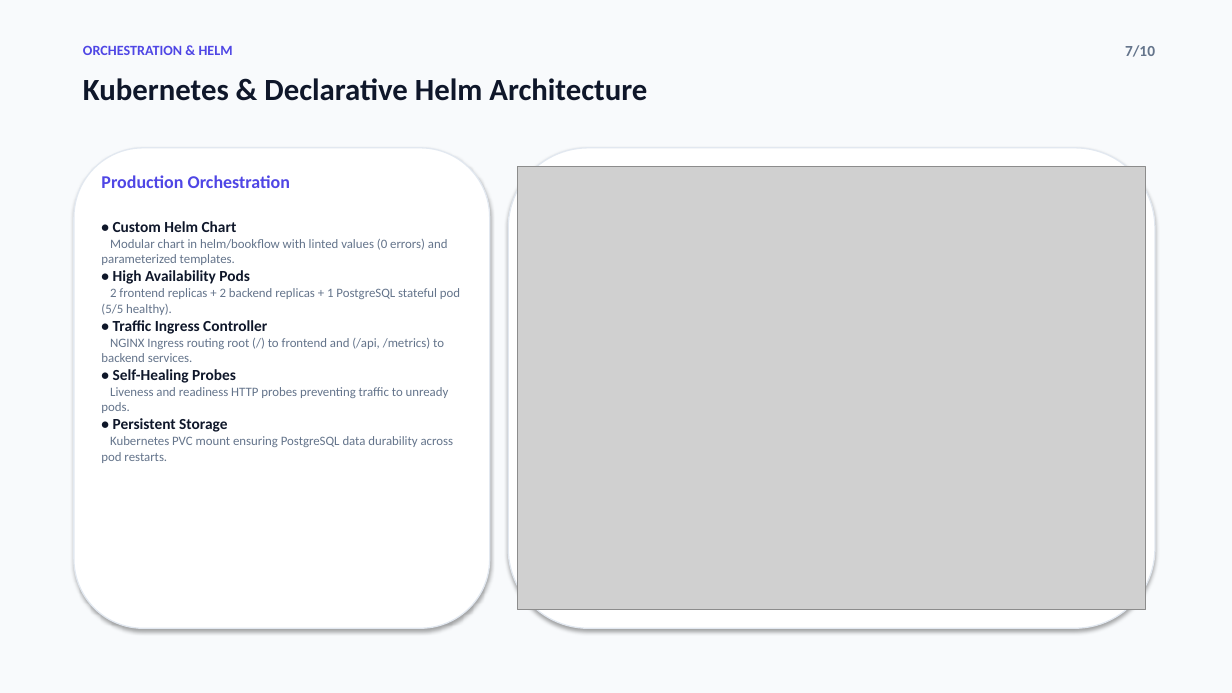
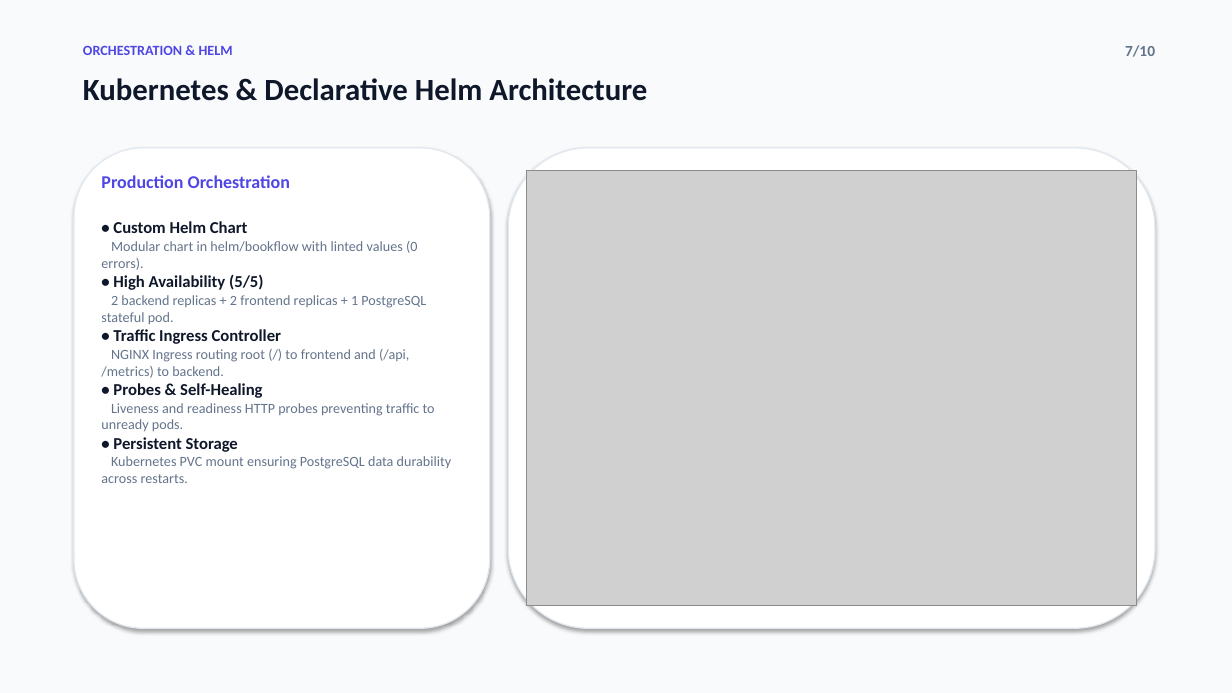
Before and after one commit to Ujwal-kumar-reddy/bookflow, a slide deck: slide 7 of BookFlow_DevOps_Capstone_Presentation.pptx. Drawn at 1232x693 pixels with LibreOffice and Linux fonts; fonts in the diff are those of the drawing; grey boxes stand for pictures. Boxes give left, top, right and bottom in pixels: in the first picture for what was removed or moved away, otherwise in the second. Text is boxed around its words. In the diff, an @@ line names an element or a change of style, - is before the commit and + after.

Commit message:
style(presentation): fix overflows, enlarge typography, and balance symmetrical card layouts

```diff
--- a/BookFlow_DevOps_Capstone_Presentation.pptx
+++ b/BookFlow_DevOps_Capstone_Presentation.pptx
@@ picture: place and size @@
-picture at (518,166,1146,610)
+picture at (527,171,1137,605)
@@ text at (101,221,435,452): size 12 to 13 pt in "• Custom Helm Chart", "• Traffic Ingress Controller", "• Persistent Storage"; size 10 to 11 pt in "Liveness and readiness HTTP probes preventing traffic ..." @@
@@ text at (101,241,426,324): text changed; size 10 to 11 pt @@
-Modular chart in helm/bookflow with linted values (0 errors) and parameterized templates.
-• High Availability Pods
-2 frontend replicas + 2 backend replicas + 1 PostgreSQL stateful pod (5/5 healthy).
+Modular chart in helm/bookflow with linted values (0 errors).
+• High Availability (5/5)
+2 backend replicas + 2 frontend replicas + 1 PostgreSQL stateful pod.
@@ text at (101,349,409,398): text changed; size 10 to 11 pt @@
-NGINX Ingress routing root (/) to frontend and (/api, /metrics) to backend services.
-• Self-Healing Probes
+NGINX Ingress routing root (/) to frontend and (/api, /metrics) to backend.
+• Probes & Self-Healing
@@ text at (101,456,452,483): text changed; size 10 to 11 pt @@
-Kubernetes PVC mount ensuring PostgreSQL data durability across pod restarts.
+Kubernetes PVC mount ensuring PostgreSQL data durability across restarts.
```
Also in this commit, not shown: 5 other slides changed, 2 other files.
